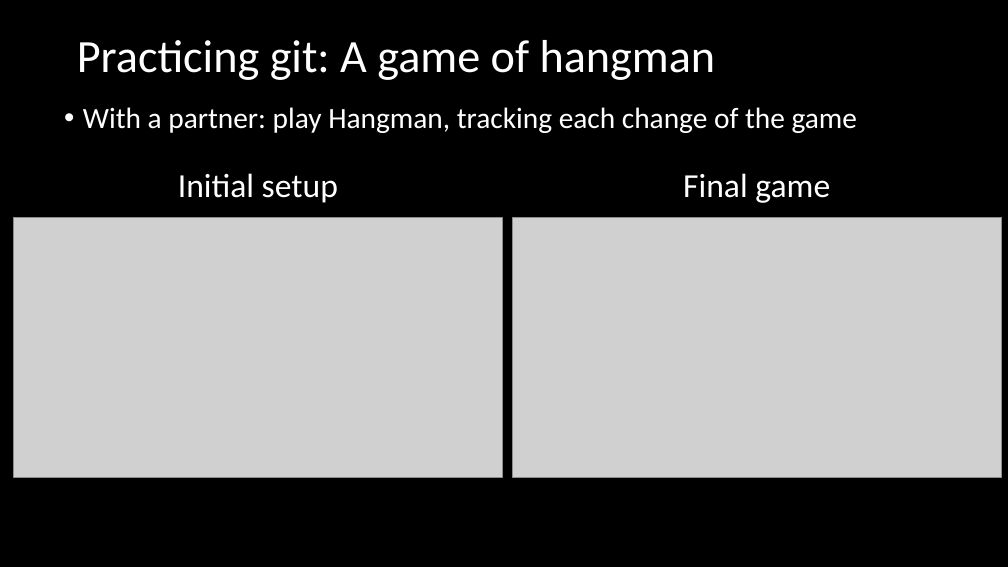
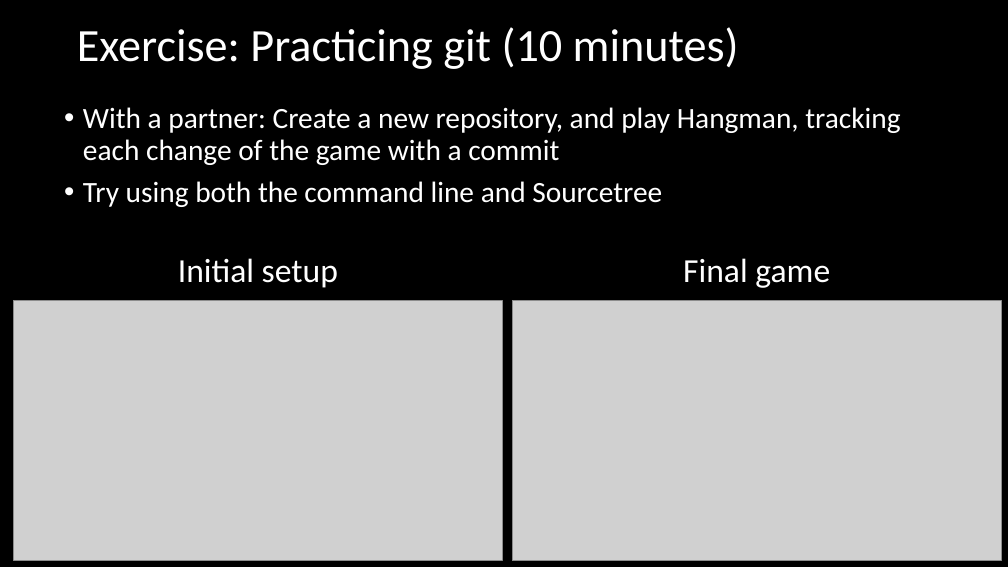
Before and after one commit to adsmithca/DFO_R_workshops, a slide deck: slide 22 of dfo_git_workshop/Using version control.pptx (slide 23 before the commit). Drawn at 1008x567 pixels with LibreOffice and Linux fonts; fonts in the diff are those of the drawing; grey boxes stand for pictures. Boxes give left, top, right and bottom in pixels: in the first picture for what was removed or moved away, otherwise in the second. Text is boxed around its words. In the diff, an @@ line names an element or a change of style, - is before the commit and + after.

```diff
--- a/dfo_git_workshop/Using version control.pptx
+++ b/dfo_git_workshop/Using version control.pptx
@@ title at box(77, 27, 739, 69): text changed @@
-Practicing git: A game of hangman
+Exercise: Practicing git (10 minutes)
@@ text at box(83, 107, 900, 207): text changed @@
-• With a partner: play Hangman, tracking each change of the game
+• With a partner: Create a new repository, and play Hangman, tracking each change of the game with a commit
+• Try using both the command line and Sourcetree
@@ 2 pictures, 2 texts: place and size @@
-2 pictures, 2 texts at box(14, 173, 1001, 477)
+2 pictures, 2 texts at box(14, 258, 1001, 560)
```
Also in this commit, not shown: 6 other slides changed, 15 slides added, 7 slides removed, 7 other files.
